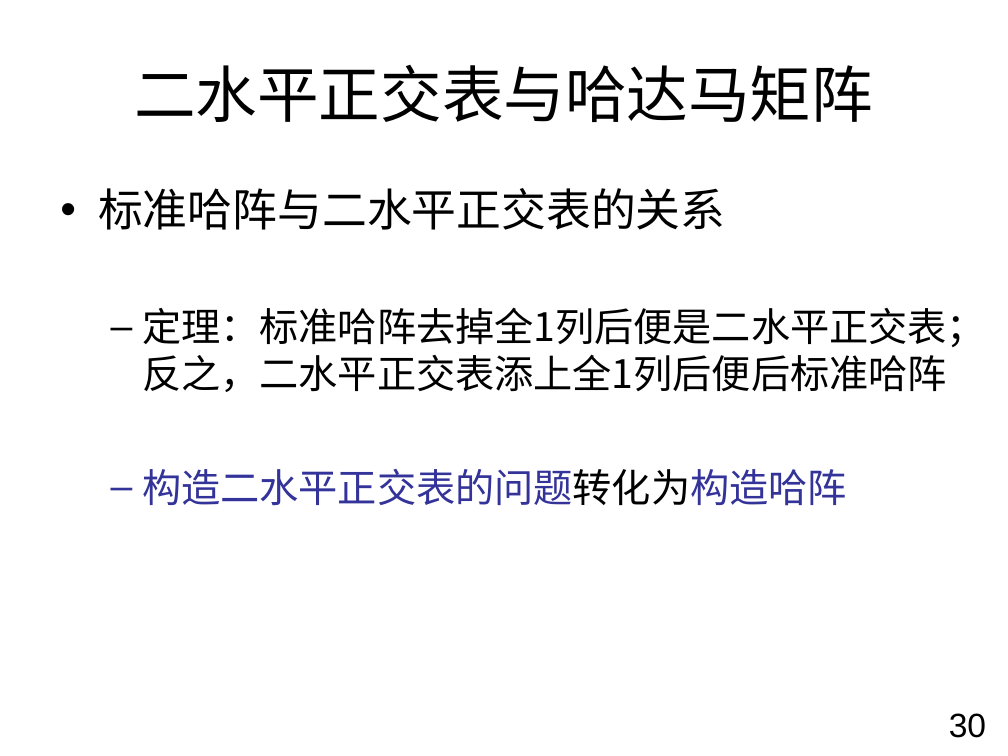
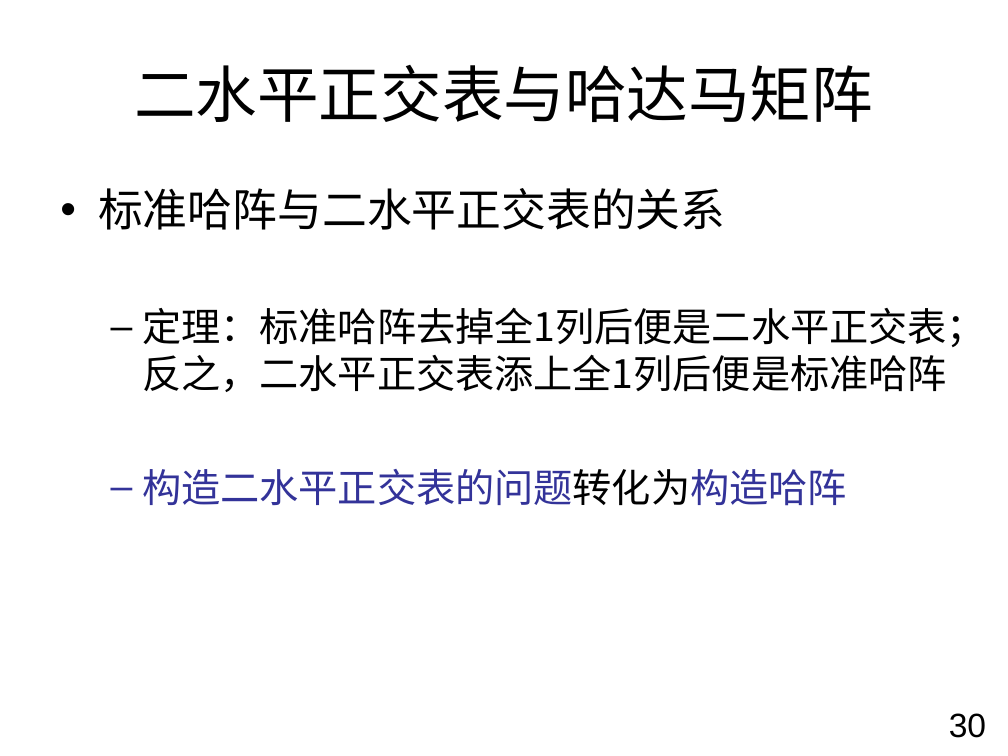
Before and after one commit to chchgb/pairwisetestingservice, a slide deck: slide 30 of Report/Construction Orthogonal Arrays.ppt. Drawn at 1008x756 pixels with LibreOffice and Linux fonts; fonts in the diff are those of the drawing; background and template pictures are left out. Boxes give left, top, right and bottom in pixels: in the first picture for what was removed or moved away, otherwise in the second. Text is boxed around its words. In the diff, an @@ line names an element or a change of style, - is before the commit and + after.

```diff
--- a/Report/Construction Orthogonal Arrays.ppt
+++ b/Report/Construction Orthogonal Arrays.ppt
@@ text at (x1=142, y1=307, x2=986, y2=392): text changed @@
-  – 定理：标准哈阵去掉全1列后便是二水平正交表；反之，二水平正交表添上全1列后便后标准哈阵
+  – 定理：标准哈阵去掉全1列后便是二水平正交表；反之，二水平正交表添上全1列后便是标准哈阵
```
Also in this commit, not shown: 2 other slides changed, 1 other file.
